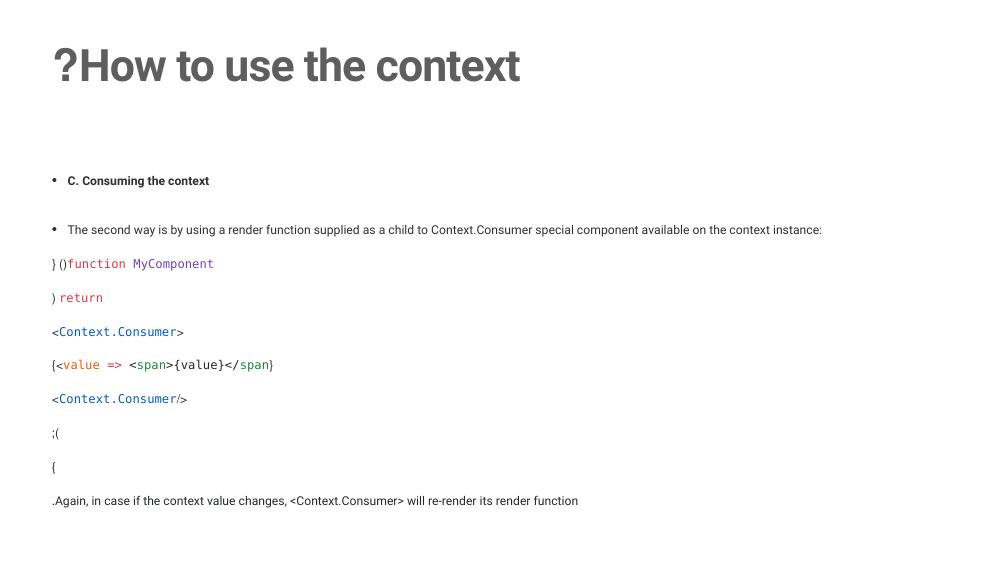
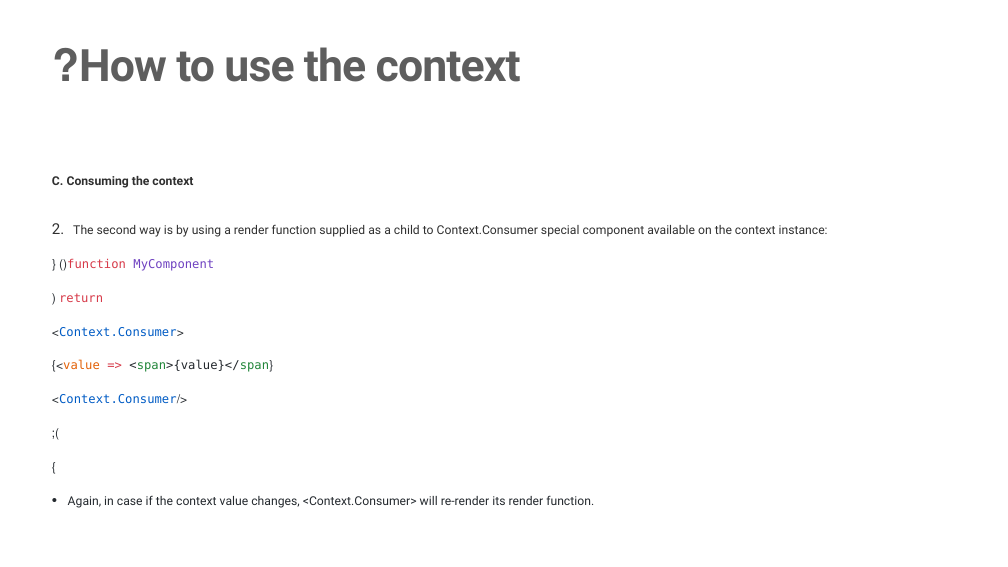
Before and after one commit to JS-RUH-1/React-Lessons, a slide deck: slide 8 of useContext.pptx. Drawn at 1008x567 pixels with LibreOffice and Linux fonts; fonts in the diff are those of the drawing; background and template pictures are left out. Boxes give left, top, right and bottom in pixels: in the first picture for what was removed or moved away, otherwise in the second. Text is boxed around its words. In the diff, an @@ line names an element or a change of style, - is before the commit and + after.

```diff
--- a/useContext.pptx
+++ b/useContext.pptx
@@ text at box(52, 176, 828, 508): bullet • to none; bullet • to 1.; bullet none to • @@
```
Also in this commit, not shown: 2 other slides changed, 1 other file.
